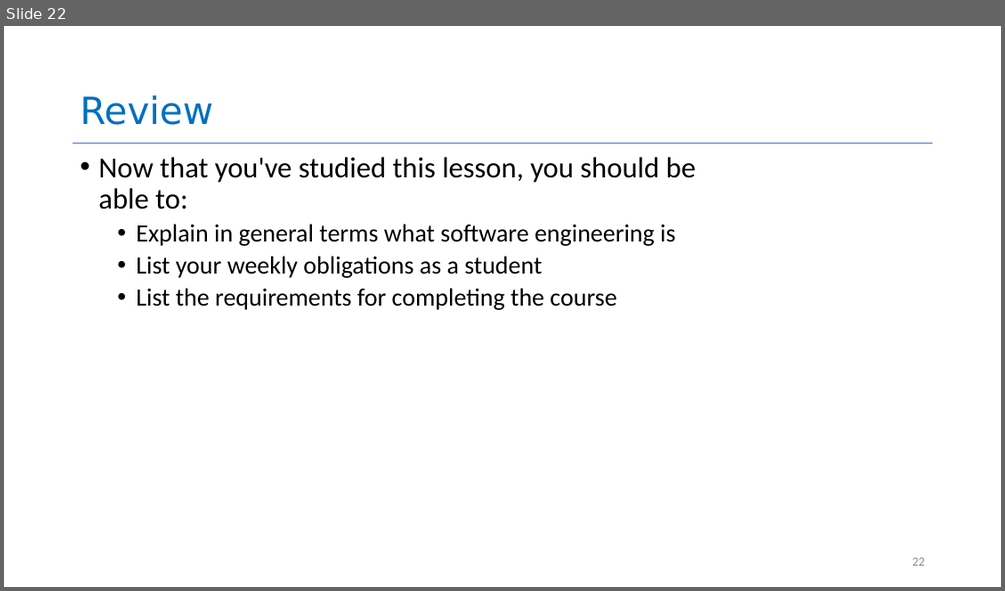
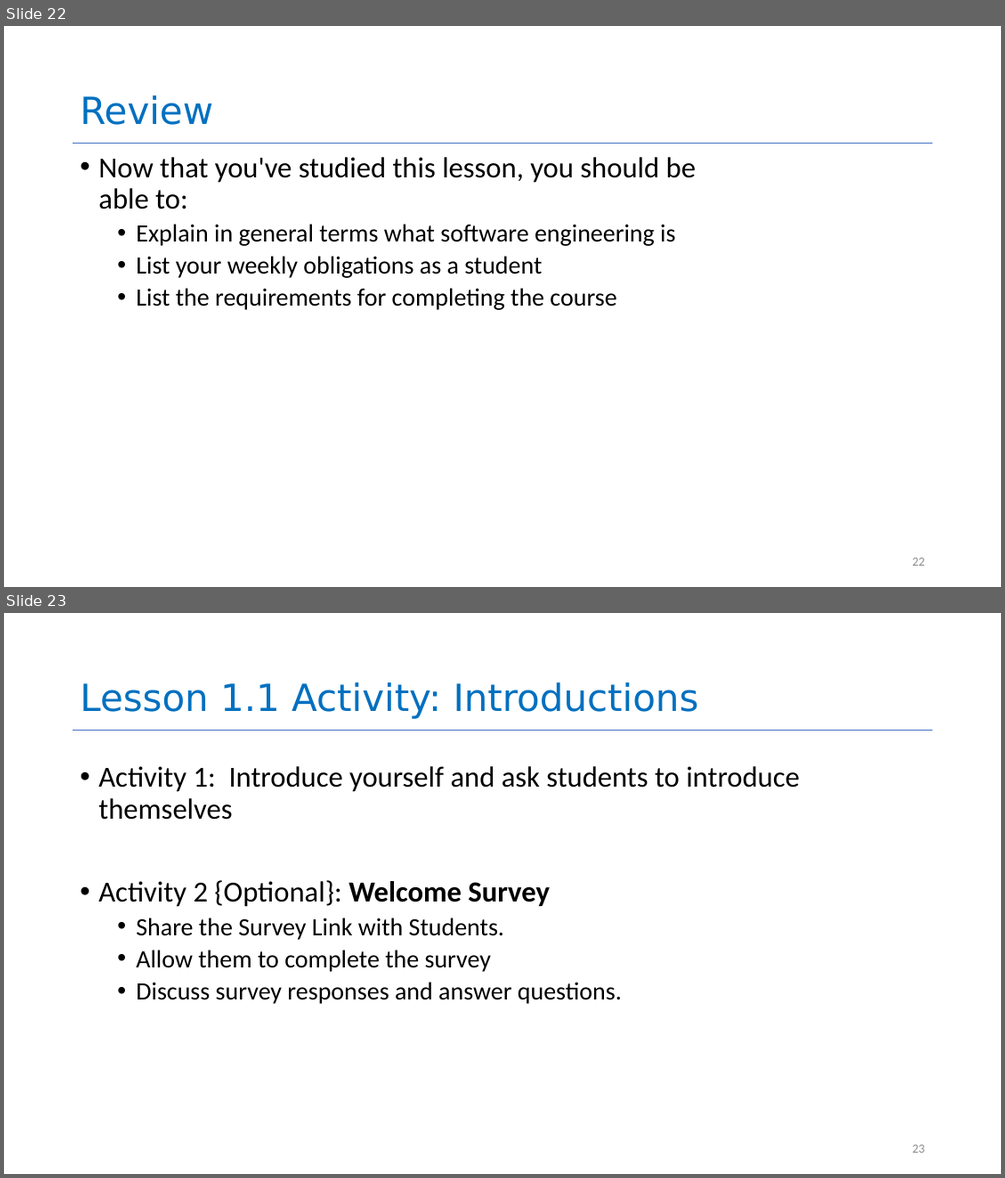
Before and after one commit to neu-se/CS4530-Spring-2023, a slide deck: Slides/Module 01.1 Course Introduction.pptx. Shown one above the other, each under a label of ours: slide 22 before the commit, slides 22 and 23 after it. The pictures are 1005x591 and 1005x1178 pixels, drawn with LibreOffice and Linux fonts; fonts in the diff are those of the drawing. Boxes give left, top, right and bottom in pixels: in the first picture for what was removed or moved away, otherwise in the second. Text is boxed around its words. In the diff, an @@ line names an element or a change of style, - is before the commit and + after.

Commit message:
added slide with activities for module 1.1

```diff
--- a/Slides/Module 01.1 Course Introduction.pptx
+++ b/Slides/Module 01.1 Course Introduction.pptx
@@ slide 23 added at <box>4,613,1001,1174</box>, background #FFFFFF; not listed: 1 template element that a slide beside it also shows @@
@@ title added at <box>80,682,699,719</box>, 36 pt, text #0070C0 @@
+Lesson 1.1 Activity: Introductions
@@ text added at <box>98,766,800,1004</box>, 24 pt, text #000000 @@
+• Activity 1: Introduce yourself and ask students to introduce themselves
+• Activity 2 {Optional}: Welcome Survey
+  • Share the Survey Link with Students.
+  • Allow them to complete the survey
+  • Discuss survey responses and answer questions.
@@ page number added at <box>912,1144,924,1152</box>, 12 pt, text #8C8C8C @@
+23
```
Also in this commit, not shown: 1 other file.
